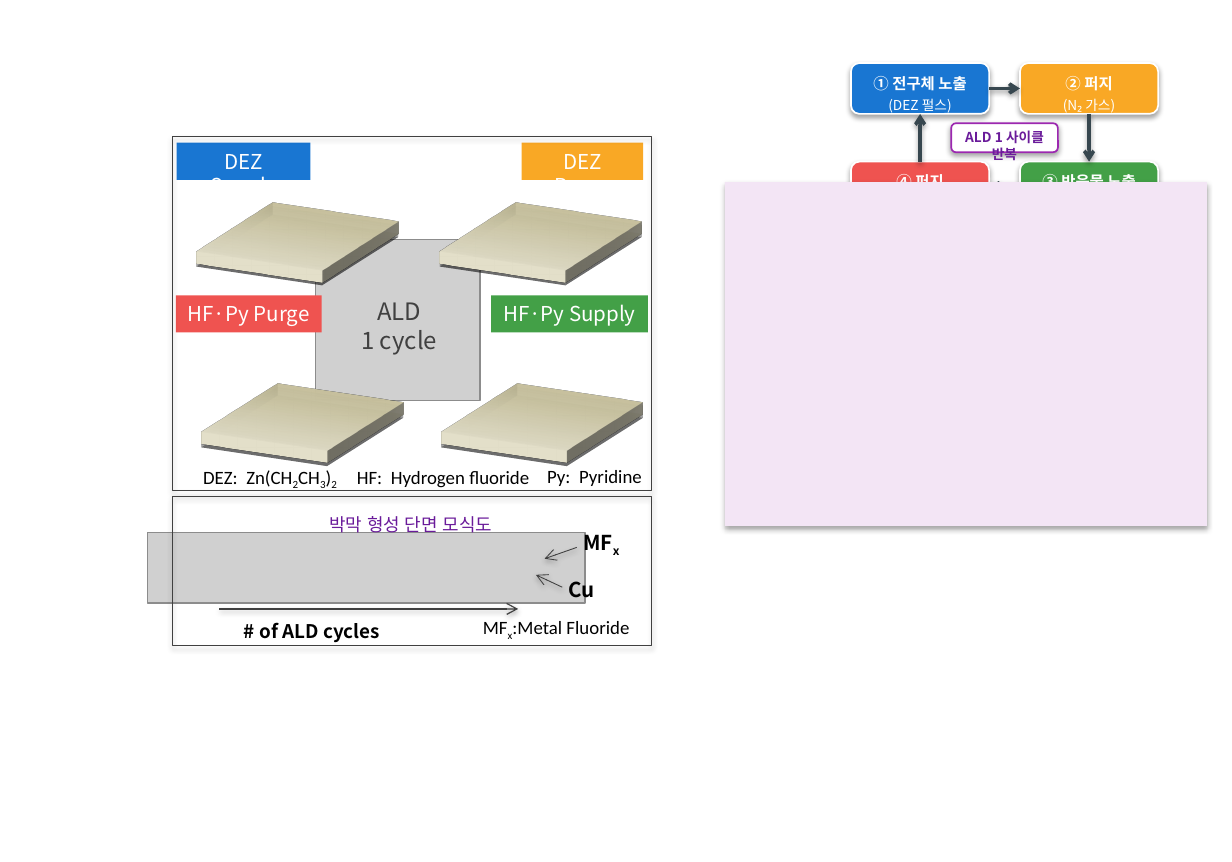
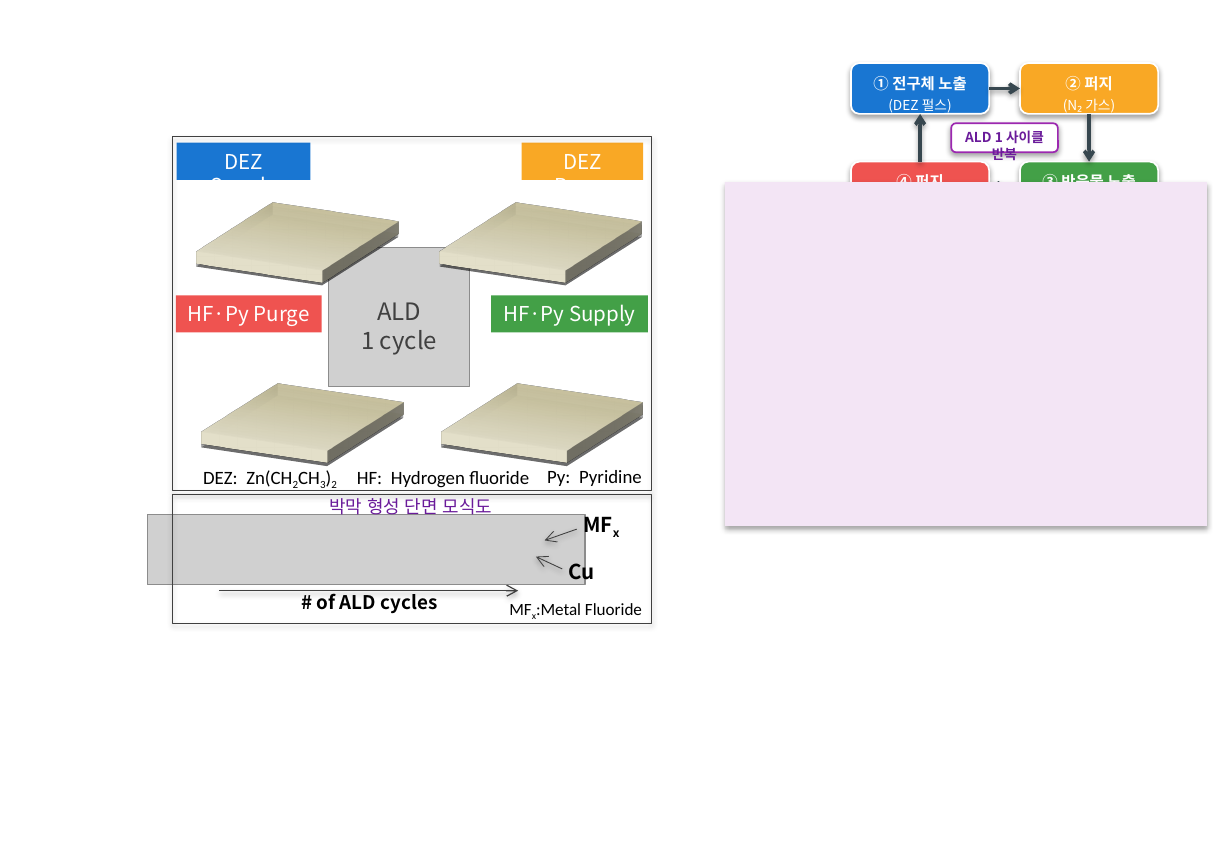
Before and after one commit to Logos365/SMLEE, a slide deck: slide 9 of 030_Project/032_Proposed Project/09_개인기초 2차/그림2_연구로드맵.pptx (slide 7 before the commit). Drawn at 1232x862 pixels with LibreOffice and Linux fonts; fonts in the diff are those of the drawing; grey boxes stand for pictures; background and template pictures are left out. Boxes give left, top, right and bottom in pixels: in the first picture for what was removed or moved away, otherwise in the second. Text is boxed around its words. In the diff, an @@ line names an element or a change of style, - is before the commit and + after.

```diff
--- a/030_Project/032_Proposed Project/09_개인기초 2차/그림2_연구로드맵.pptx
+++ b/030_Project/032_Proposed Project/09_개인기초 2차/그림2_연구로드맵.pptx
@@ picture: place and size @@
-picture at <box>315,239,479,400</box>
+picture at <box>328,248,469,387</box>
@@ rectangle: place and size @@
-rectangle at <box>172,496,652,647</box>
+rectangle at <box>172,495,652,623</box>
@@ 3 texts, 3 arrows, 1 picture: place and size @@
-3 texts, 3 arrows, 1 picture at <box>147,516,636,610</box>
+3 texts, 3 arrows, 1 picture at <box>147,494,636,591</box>
@@ text "# of ALD cycles": place and size @@
-text "# of ALD cycles" at <box>259,622,380,643</box>
+text "# of ALD cycles" at <box>317,590,438,613</box>
@@ text "MFx:Metal Fluoride": place and size @@
-text "MFx:Metal Fluoride" at <box>512,621,629,634</box>
+text "MFx:Metal Fluoride" at <box>536,603,642,615</box>
@@ text "MFx:Metal Fluoride" at <box>536,603,642,615</box>: size 11 to 10 pt @@
```
Also in this commit, not shown: 1 other slide changed, 2 slides added.
